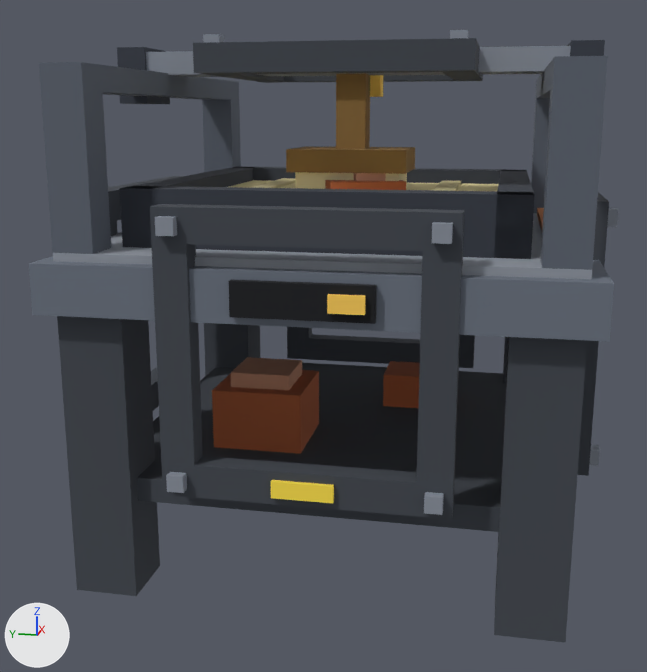
Two versions of the glTF model assets/models/archeo.glb, one commit apart.
Before and after are seen from a camera (50 mm lens) standing at (-1.451, 0.174, 0.912) and looking at (0.471, 0.559, 0.431). Arrows for +X, +Y and +Z are at lower left; the lights stay in place. The first picture is the older version.

Names of what the first picture shows: 'body.054', 'brush', 'link_x+.039', 'link_x-.039', 'link_y-.039', 'link_z+.037' and 2 more.
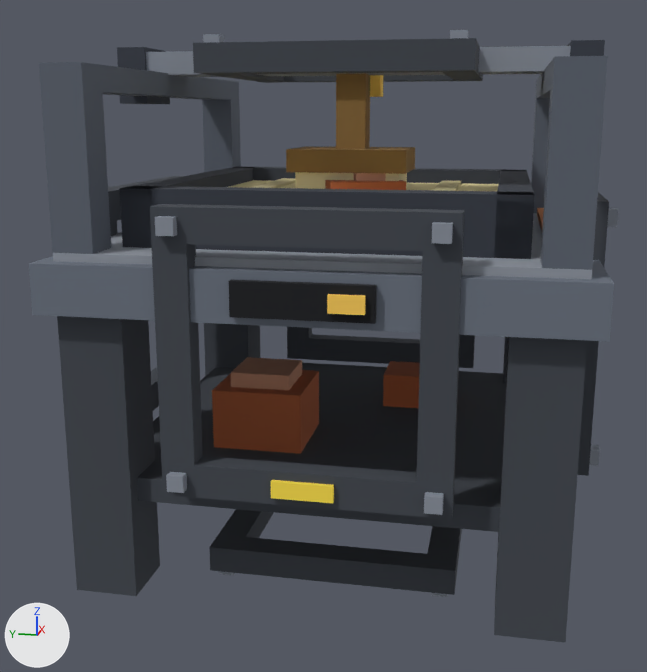
The change, as a diff of the scene's bpy script:
```diff
--- a/assets/models/archeo.glb.py
+++ b/assets/models/archeo.glb.py
@@ me_archeo_link_z_1 @@
+me_archeo_link_z_1.from_pydata(...)  # 64 vertices, 108 faces; spans x 0.238..0.762, y 0.238..0.762, z -0.061..0.009
+# faces by material slot: [48, 48, 12]
+me_archeo_link_z_1.materials.append(mat_case_dark)  # dark grey #42474f
+me_archeo_link_z_1.materials.append(mat_steel)  # grey #8a919d
+me_archeo_link_z_1.materials.append(mat_glow_energy)  # yellow #ffe14a
@@ ob_link_z__039 @@
+ob_link_z__039 = bpy.data.objects.new('link_z-.039', me_archeo_link_z_1)
+ob_link_z__039.location = (0.0, 0.0, 0.0)
```

Boxes [x1, y1, x2, y2] around the edits, measured in the pictures (647 x 672 px):
'link_z-.039', added: after [209, 509, 462, 597]
    faces in mat_case_dark (dark grey #42474f): [209, 509, 462, 595]
